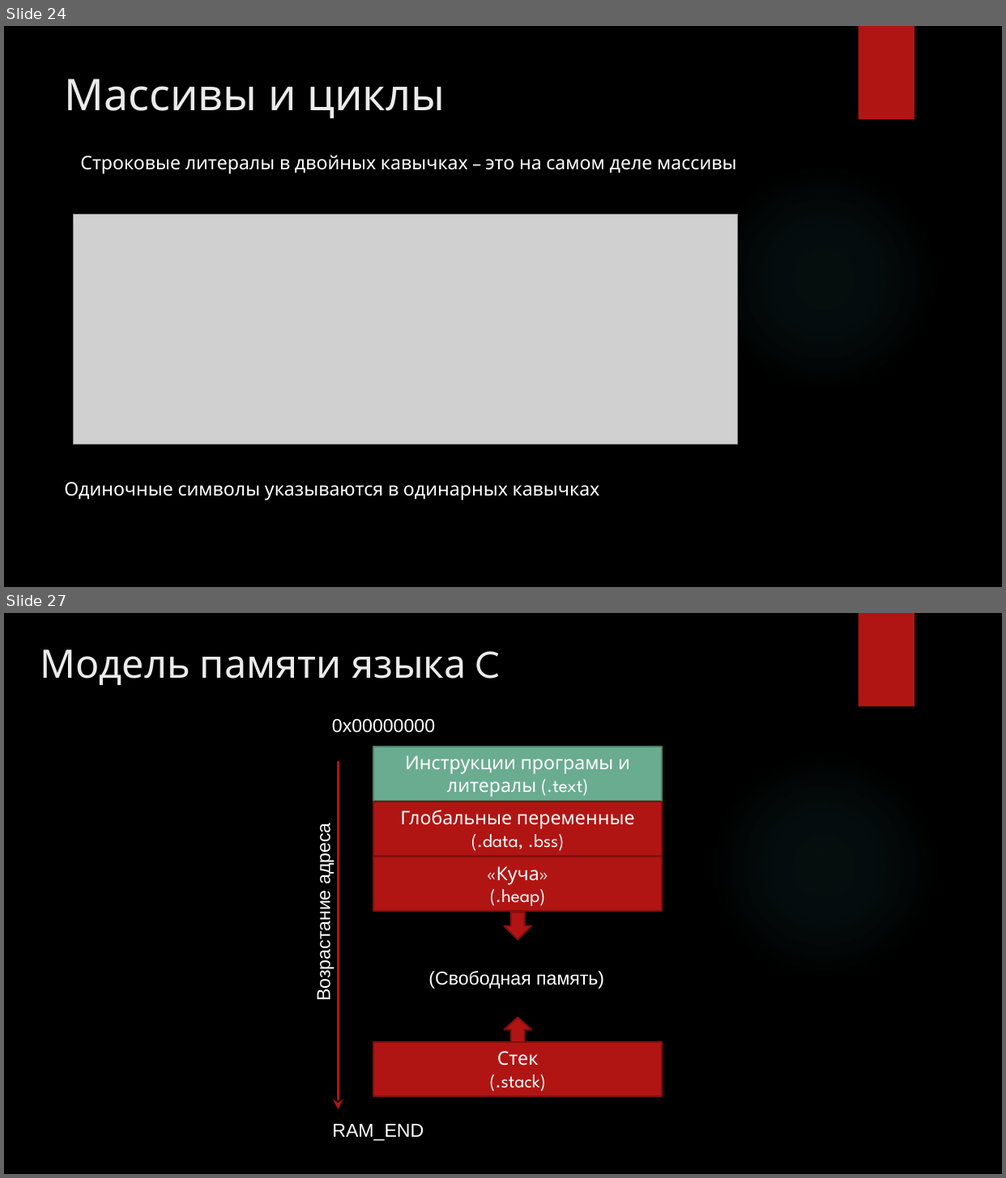
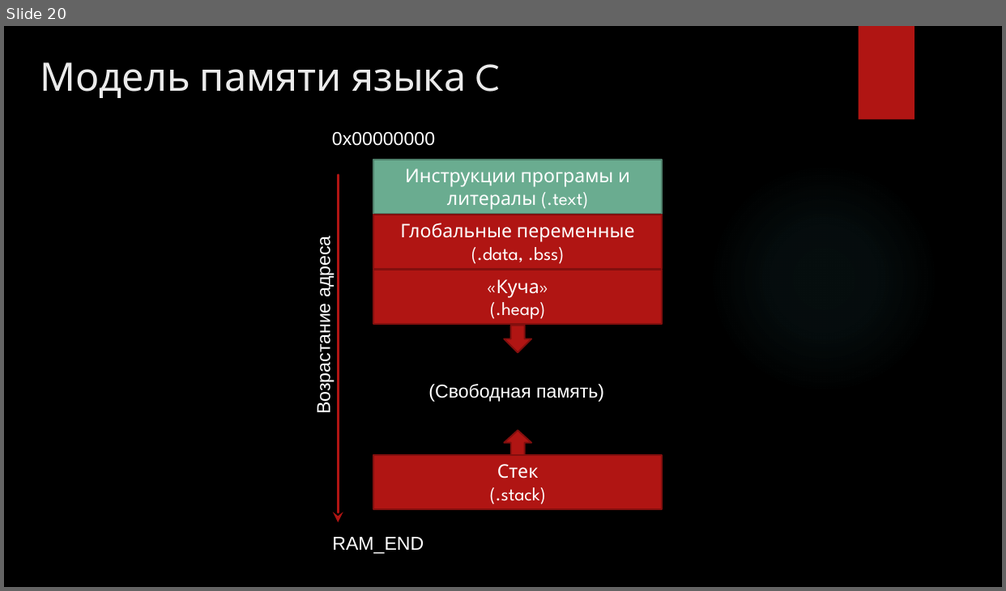
Before and after one commit to cansat-rsce/Organisation, a slide deck: лекции/Лекция2. Программирование на языке С (продолжение).pptx. Shown one above the other, each under a label of ours: slides 24 and 27 before the commit, slide 20 after it; the slides between them are not shown. The pictures are 1006x1178 and 1006x591 pixels, drawn with LibreOffice and Linux fonts; fonts in the diff are those of the drawing; grey boxes stand for pictures; background and template pictures are left out. Boxes give left, top, right and bottom in pixels: in the first picture for what was removed or moved away, otherwise in the second. Text is boxed around its words. In the diff, an @@ line names an element or a change of style, - is before the commit and + after.

```diff
--- a/лекции/Лекция2. Программирование на языке С (продолжение).pptx
+++ b/лекции/Лекция2. Программирование на языке С (продолжение).pptx
@@ slide 24 removed at [4, 26, 1002, 587], background picture (left out); not listed: 2 template elements that a slide beside it also shows @@
@@ title removed at [65, 79, 445, 118] @@
-Массивы и циклы
@@ text removed at [80, 155, 736, 174] @@
-Строковые литералы в двойных кавычках – это на самом деле массивы
@@ picture removed at [73, 215, 738, 445] @@
@@ text removed at [64, 482, 600, 501] @@
-Одиночные символы указываются в одинарных кавычках
@@ what was slide 27 is now slide 20 @@
```
Also in this commit, not shown: 7 slides changed, 13 slides added, 19 other slides removed, 2 other files.
